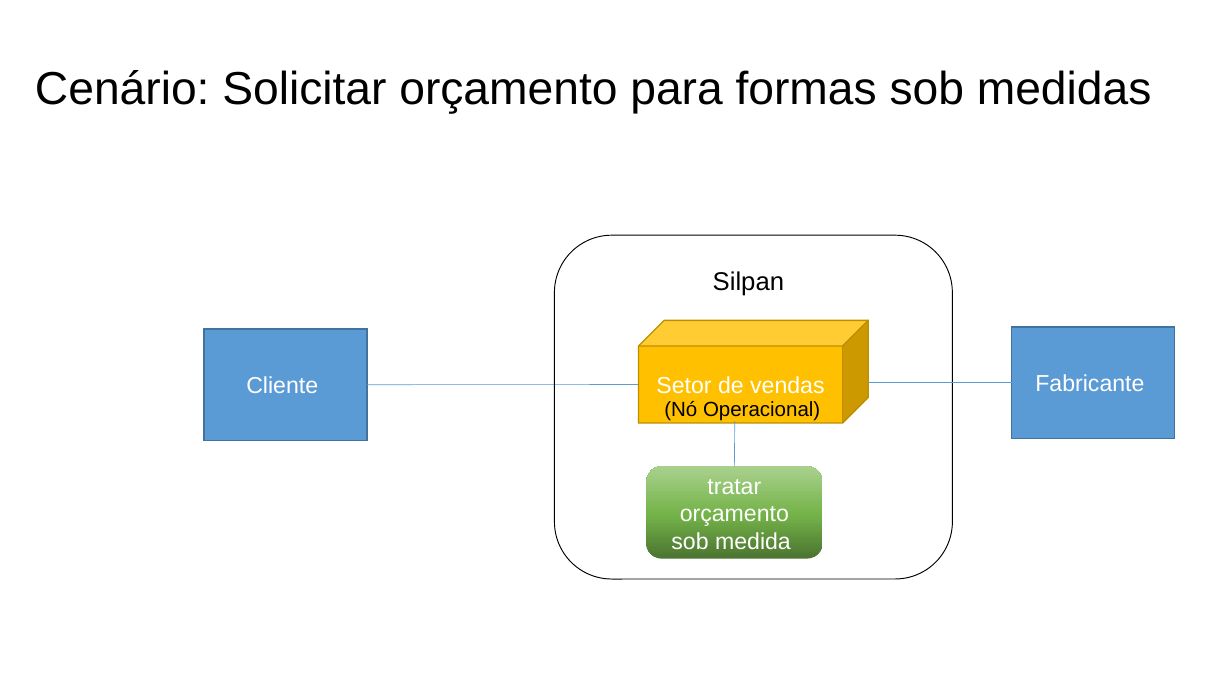
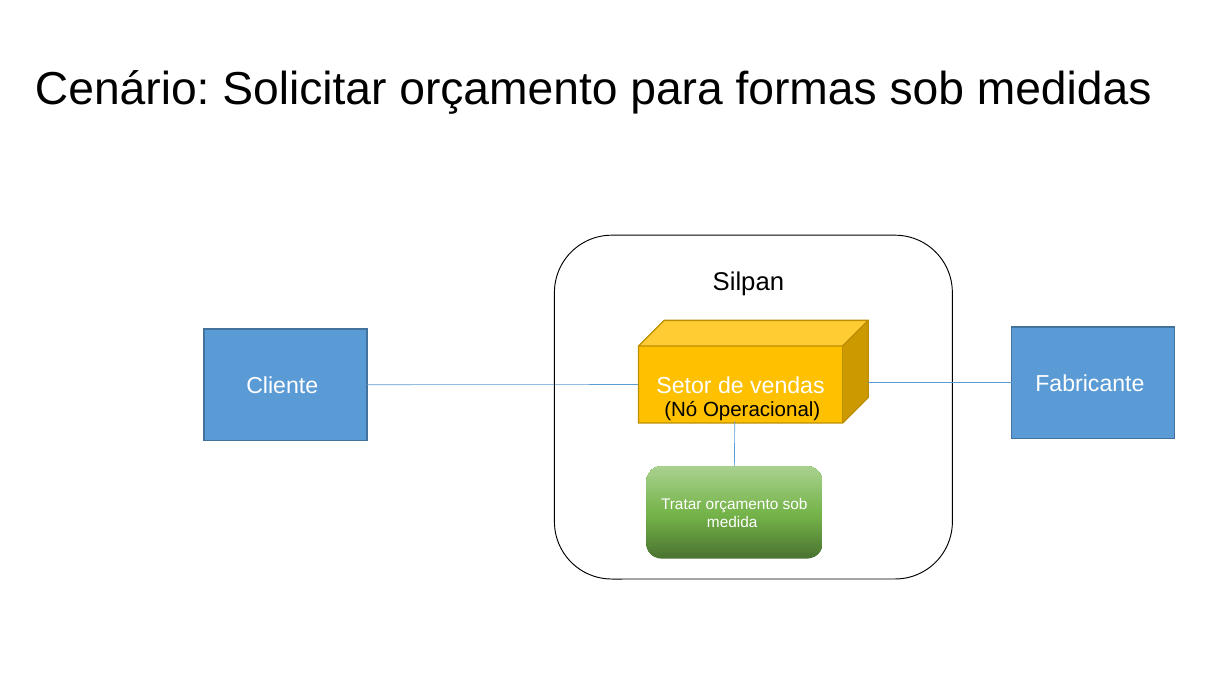
Before and after one commit to Systematicos/FindingApp, a slide deck: slide 2 of Documentation/15._Arquitetura_de_Negócio_para_cada_Cenário.pptx. Drawn at 1232x693 pixels with LibreOffice and Linux fonts; fonts in the diff are those of the drawing. Boxes give left, top, right and bottom in pixels: in the first picture for what was removed or moved away, otherwise in the second. Text is boxed around its words. In the diff, an @@ line names an element or a change of style, - is before the commit and + after.

```diff
--- a/Documentation/15._Arquitetura_de_Negócio_para_cada_Cenário.pptx
+++ b/Documentation/15._Arquitetura_de_Negócio_para_cada_Cenário.pptx
@@ text in rounded rectangle at [661, 498, 808, 527]: text changed; size 18 to 12 pt @@
-tratar orçamento sob medida
+Tratar orçamento sob medida
```
Also in this commit, not shown: 6 other slides changed, 9 other files.
